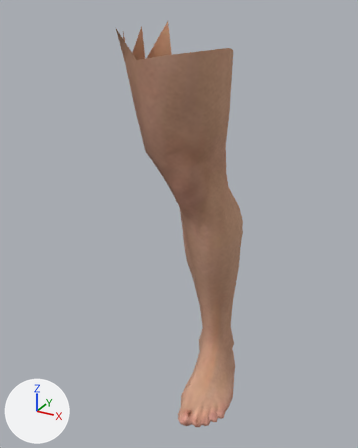
One commit to the glTF model assets/character/character_leg_r_naked.glb: the scene before it, then after it.
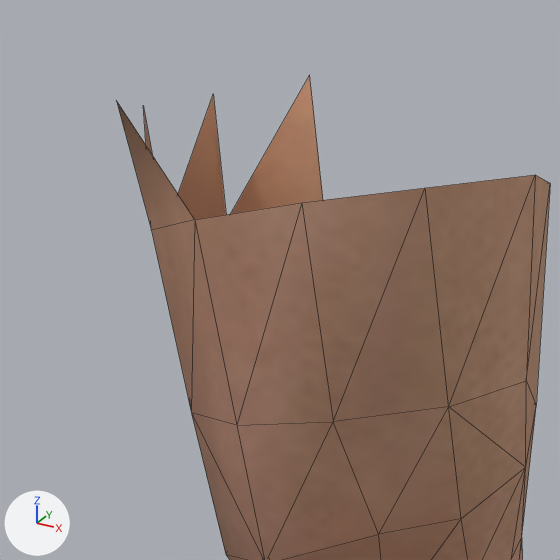
There are two pictures of each version: one whole from a camera (50 mm lens) standing at (0.406, -0.8, 0.064) and looking at (-0.025, -0.015, -0.328), one close up on the part from 23% to 66% of the width and 0% to 34% of the height. The lights are fixed; the arrows at lower left show +X, +Y and +Z. The older version's two pictures come first. The close-ups show mesh edges as thin lines. Vertices at exactly the same position are counted once.

In view in the first close-up: 'tripo_node_bc81f8f9-a104-44a7-afac-f094b41faff7'.
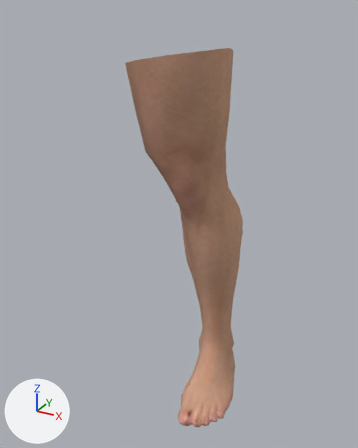
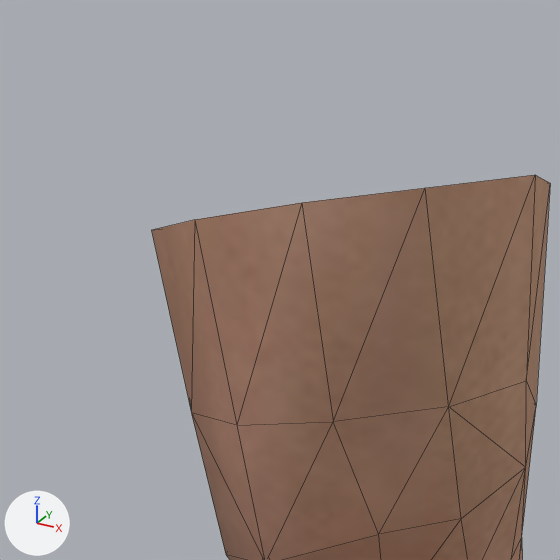
The newer file is also turned or shifted as a whole; pictures and numbers use the older file's frame.

Where the change shows, as pixel boxes (x1, y1, x2, y2) in the close-ups (560 x 560 px):
'tripo_node_bc81f8f9-a104-44a7-afac-f094b41faff7', reshaped: before (116, 75, 550, 560); after (152, 175, 550, 560)
part 1 of me_meshes_0, deleted (brown): before (116, 75, 323, 230)

Diff of the bpy script that builds the scene:
```diff
--- a/assets/character/character_leg_r_naked.glb.py
+++ b/assets/character/character_leg_r_naked.glb.py
@@ me_meshes_0 @@
 # used by ob_tripo_node_bc81f8f9_a104_44a7_afac_f094b41faff7; location = (0.0, 0.0, 0.0)
 # verts and faces of me_meshes_0; kept vertices keep their numbers, new ones are numbered from 272
 # before: 0 (-0.048, -0.112, -0.013) at pixel (194, 219), 1 (-0.101, -0.092, 0.033) at pixel (116, 100), 3 (-0.089, -0.085, -0.022) at pixel (151, 230), 4 (-0.122, -0.041, 0.029) at pixel (143, 105), 6 (-0.112, -0.04, -0.026)
 # before: 7 (-0.12, 0.018, 0.032) at pixel (213, 93), 8 (-0.112, 0.013, -0.027), 62 (-0.084, 0.064, -0.022), 63 (-0.095, 0.07, 0.04) at pixel (309, 74)
-me_meshes_0.from_pydata(...)  # 272 vertices, 527 faces; spans x -0.122..0.111, y -0.136..0.116, z -0.72..0.04
+me_meshes_0.from_pydata(...)  # 268 vertices, 523 faces; spans x -0.112..0.111, y -0.136..0.116, z -0.72..0.004
+# me_meshes_0 part 1
+delete_vertices([1, 4, 7, 63])  # with the faces that use them
 me_meshes_0.materials.append(mat_material_tripo_node_bc81f8f9_a104_44a7_afac_f094b41faff7)
```
